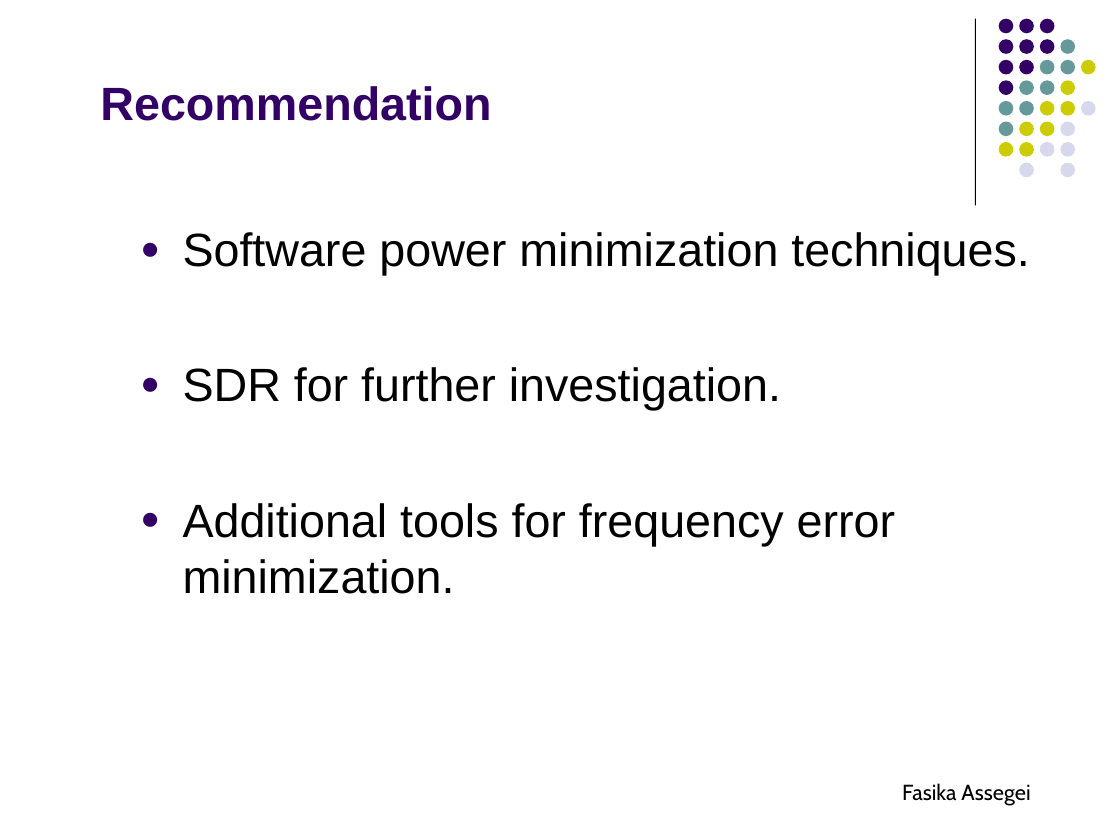
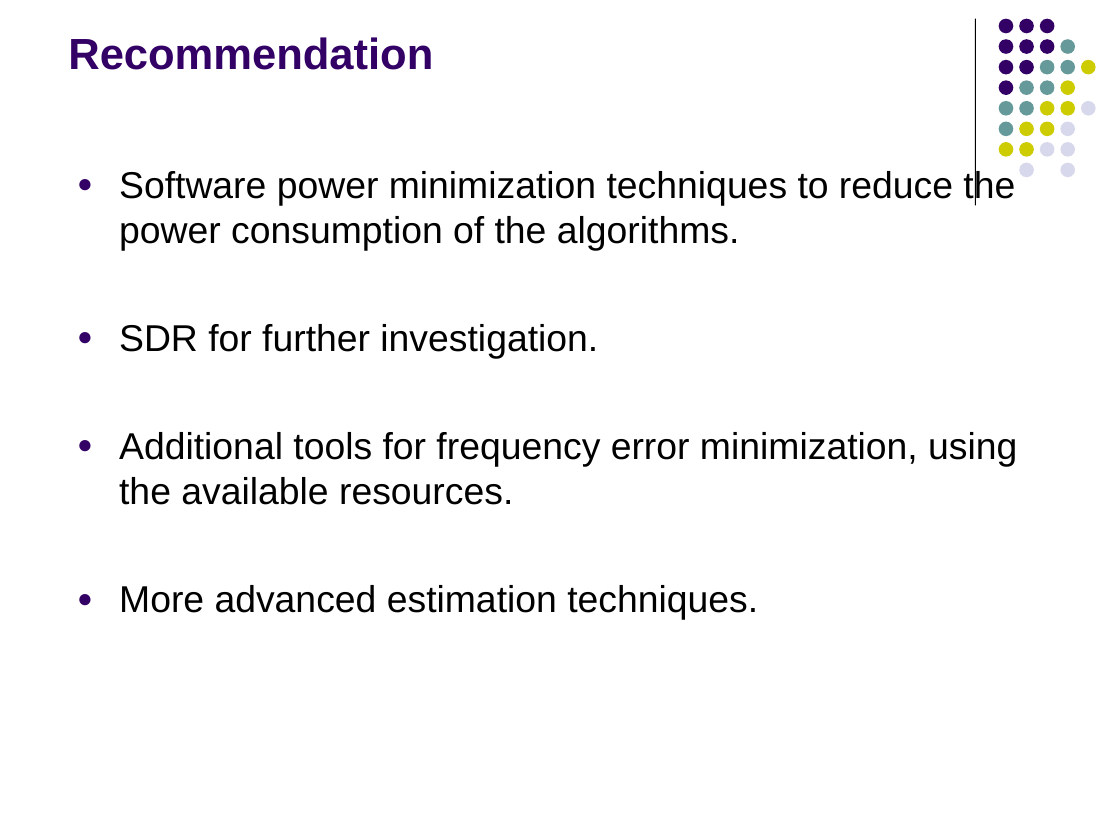
Before and after one commit to fasalex/symposium, a slide deck: slide 39 of Presentation.ppt (slide 35 before the commit). Drawn at 1120x840 pixels with LibreOffice and Linux fonts; fonts in the diff are those of the drawing. Boxes give left, top, right and bottom in pixels: in the first picture for what was removed or moved away, otherwise in the second. Text is boxed around its words. In the diff, an @@ line names an element or a change of style, - is before the commit and + after.

```diff
--- a/Presentation.ppt
+++ b/Presentation.ppt
@@ title "Recommendation": place and size @@
-title "Recommendation" at bbox=[100, 86, 491, 121]
+title "Recommendation" at bbox=[68, 37, 433, 70]
@@ title "Recommendation" at bbox=[68, 37, 433, 70]: size 30 to 28 pt @@
@@ text "Software power minimization techniques to ...": place and size @@
-text "Software power minimization techniques to ..." at bbox=[183, 232, 1029, 594]
+text "Software power minimization techniques to ..." at bbox=[119, 169, 1017, 620]
@@ text at bbox=[119, 169, 1015, 250]: text changed; size 30 to 24 pt @@
-● Software power minimization techniques.
+● Software power minimization techniques to reduce the power consumption of the algorithms.
@@ text at bbox=[119, 324, 598, 359]: size 30 to 24 pt in "SDR for further investigation."; less space between paragraphs @@
@@ text at bbox=[119, 432, 1017, 620]: text changed; size 30 to 24 pt @@
-● Additional tools for frequency error minimization.
+● Additional tools for frequency error minimization, using the available resources.
+● More advanced estimation techniques.
@@ text removed at bbox=[902, 783, 1030, 805] @@
-Fasika Assegei
```
Also in this commit, not shown: 28 other slides changed, 13 slides added, 7 slides removed.
